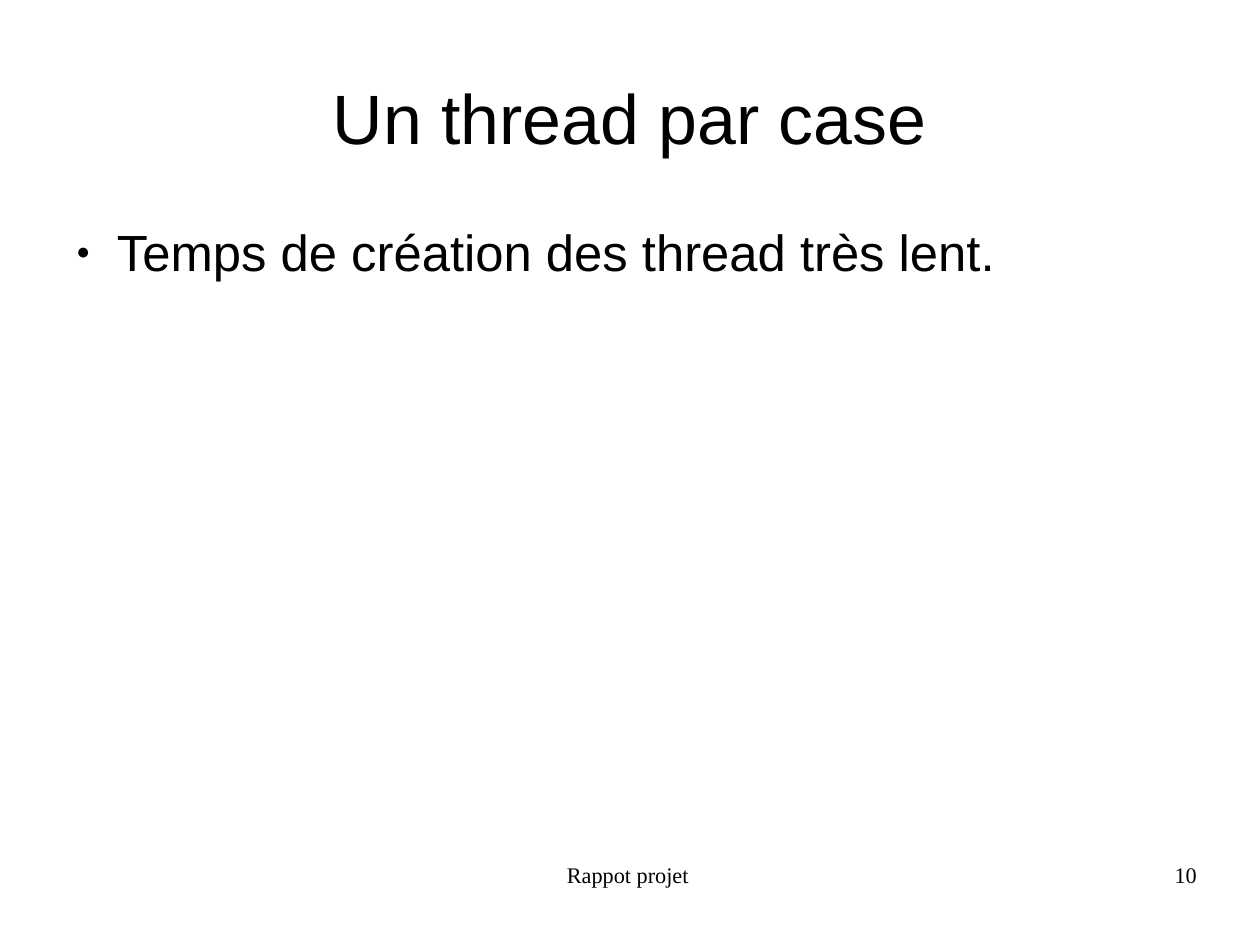
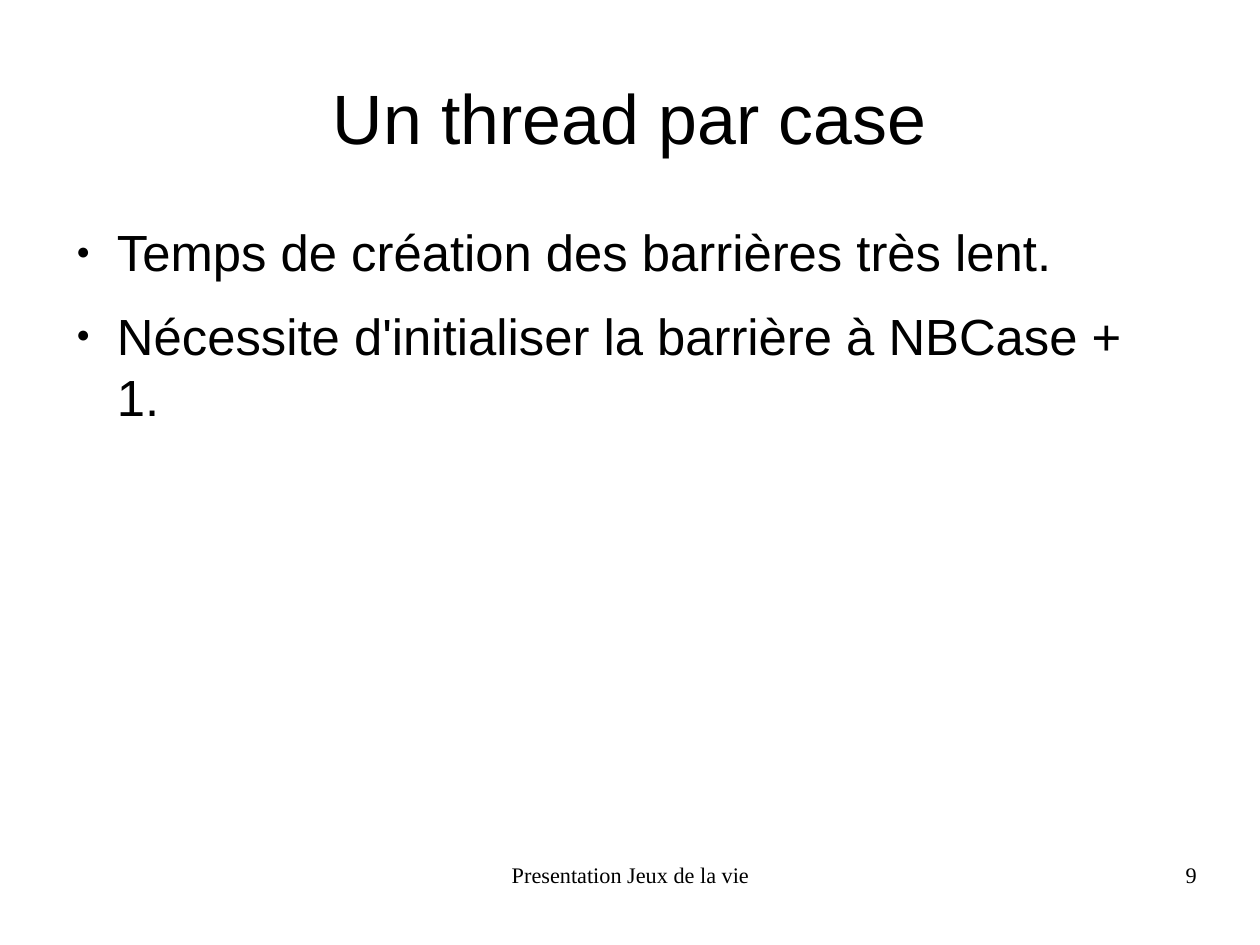
Before and after one commit to FabienInspiron/lifegame, a slide deck: slide 9 of Rapport/Presentation.odp (slide 10 before the commit). Drawn at 1260x945 pixels with LibreOffice and Linux fonts; fonts in the diff are those of the drawing. Boxes give left, top, right and bottom in pixels: in the first picture for what was removed or moved away, otherwise in the second. Text is boxed around its words. In the diff, an @@ line names an element or a change of style, - is before the commit and + after.

```diff
--- a/Rapport/Presentation.odp
+++ b/Rapport/Presentation.odp
@@ text at (117, 233, 1078, 416): text changed @@
-● Temps de création des thread très lent.
+● Temps de création des barrières très lent.
+● Nécessite d'initialiser la barrière à NBCase + 1.
@@ text at (512, 867, 749, 884): text changed @@
-Rappot projet
+Presentation Jeux de la vie
@@ page number at (1186, 868, 1197, 884): text changed @@
-10
+9
```
Also in this commit, not shown: 10 other slides changed, 4 slides added, 1 slide removed, 8 other files.
